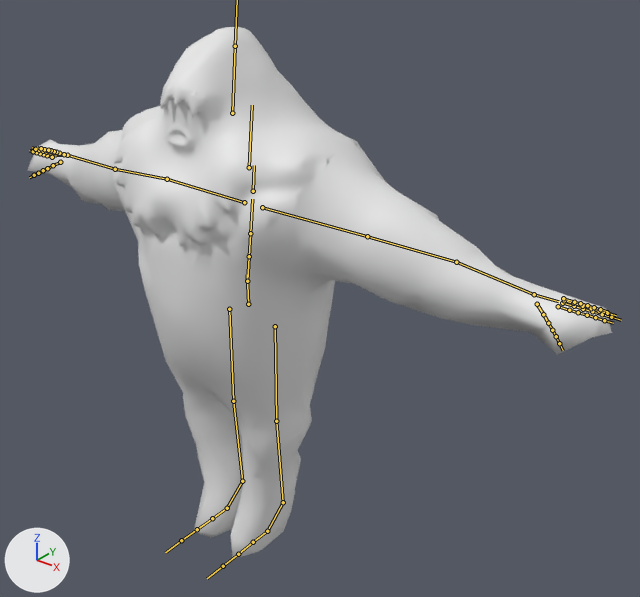
One commit to the FBX model assets/raw/mesh/dave.fbx: the scene before it, then after it.
Before and after are seen from a 50 mm camera at (2.21, -2.31, 2.61) aimed at (0.24, 0.15, 1.09). Lighting does not change. The marker at lower left points along +X, +Y and +Z. The bones that bend it are drawn over the model as lines.

Objects in the first picture: 'Dave.001'.
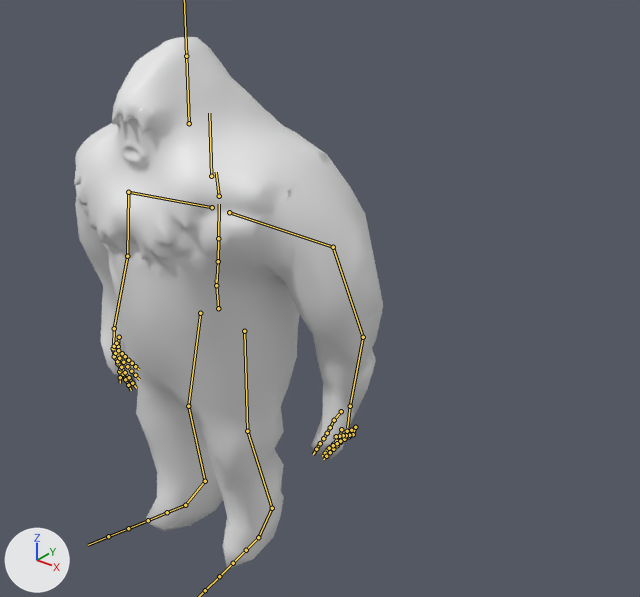
The newer file adds an action. The first version stands in its rest pose; the second is drawn at frame 4 of the action 'Dave|Wave'.

The change in detail:
Bone 'mixamorig:Hips' (bone_mixamorig_hips) moves from (0.0, 0.0, 0.0) to (-8.4, -1.1, 8.6).
Bone 'mixamorig:Hips' (bone_mixamorig_hips) turns from (0, 0, 0) to (1, 0, -1) degrees about its own x, y and z.
Bone 'mixamorig:Neck' (bone_mixamorig_neck) turns from (0, 0, 0) to (13, 3, -2) degrees about its own x, y and z.
Bone 'mixamorig:Head' (bone_mixamorig_head) turns from (0, 0, 0) to (-11, -5, 3) degrees about its own x, y and z.
Bone 'mixamorig:RightShoulder' (bone_mixamorig_rightshoulder) turns from (0, 0, 0) to (2, -5, -5) degrees about its own x, y and z.
Bone 'mixamorig:RightArm' (bone_mixamorig_rightarm) turns from (0, 0, 0) to (73, -16, -37) degrees about its own x, y and z.
Bone 'mixamorig:RightForeArm' (bone_mixamorig_rightforearm) turns from (0, 0, 0) to (-5, 8, -28) degrees about its own x, y and z.
Bone 'mixamorig:RightHand' (bone_mixamorig_righthand) turns from (0, 0, 0) to (-3, 1, 5) degrees about its own x, y and z.
Bone 'mixamorig:RightHandThumb1' (bone_mixamorig_righthandthumb1) turns from (0, 0, 0) to (-17, 12, -9) degrees about its own x, y and z.
Bone 'mixamorig:RightHandThumb2' (bone_mixamorig_righthandthumb2) turns from (0, 0, 0) to (2, 4, 19) degrees about its own x, y and z.
Bone 'mixamorig:RightHandIndex1' (bone_mixamorig_righthandindex1) turns from (0, 0, 0) to (21, 11, 1) degrees about its own x, y and z.
Bone 'mixamorig:RightHandIndex2' (bone_mixamorig_righthandindex2) turns from (0, 0, 0) to (17, 0, 1) degrees about its own x, y and z.
Bone 'mixamorig:RightHandMiddle1' (bone_mixamorig_righthandmiddle1) moves from (0.0, 0.0, 0.0) to (0.0, 0.0, 0.1).
Bone 'mixamorig:RightHandMiddle1' (bone_mixamorig_righthandmiddle1) turns from (0, 0, 0) to (17, 5, -1) degrees about its own x, y and z.
Bone 'mixamorig:RightHandMiddle2' (bone_mixamorig_righthandmiddle2) turns from (0, 0, 0) to (31, 1, -2) degrees about its own x, y and z.
Bone 'mixamorig:RightHandRing2' (bone_mixamorig_righthandring2) turns from (0, 0, 0) to (40, 2, -4) degrees about its own x, y and z.
Bone 'mixamorig:RightHandPinky1' (bone_mixamorig_righthandpinky1) turns from (0, 0, 0) to (27, 4, -6) degrees about its own x, y and z.
Bone 'mixamorig:RightHandPinky2' (bone_mixamorig_righthandpinky2) turns from (0, 0, 0) to (34, 2, -6) degrees about its own x, y and z.
Bone 'mixamorig:LeftShoulder' (bone_mixamorig_leftshoulder) turns from (0, 0, 0) to (3, 3, 1) degrees about its own x, y and z.
Bone 'mixamorig:LeftArm' (bone_mixamorig_leftarm) turns from (0, 0, 0) to (76, 15, 38) degrees about its own x, y and z.
Bone 'mixamorig:LeftForeArm' (bone_mixamorig_leftforearm) turns from (0, 0, 0) to (-1, -3, 26) degrees about its own x, y and z.
Bone 'mixamorig:LeftHand' (bone_mixamorig_lefthand) turns from (0, 0, 0) to (-9, -11, 4) degrees about its own x, y and z.
Bone 'mixamorig:LeftHandThumb1' (bone_mixamorig_lefthandthumb1) turns from (0, 0, 0) to (-11, 7, 1) degrees about its own x, y and z.
Bone 'mixamorig:LeftHandThumb2' (bone_mixamorig_lefthandthumb2) turns from (0, 0, 0) to (3, -10, -16) degrees about its own x, y and z.
Bone 'mixamorig:LeftHandIndex1' (bone_mixamorig_lefthandindex1) turns from (0, 0, 0) to (20, -6, -9) degrees about its own x, y and z.
Bone 'mixamorig:LeftHandIndex2' (bone_mixamorig_lefthandindex2) turns from (0, 0, 0) to (30, 0, -1) degrees about its own x, y and z.
Bone 'mixamorig:LeftHandMiddle1' (bone_mixamorig_lefthandmiddle1) turns from (0, 0, 0) to (28, -6, -6) degrees about its own x, y and z.
Bone 'mixamorig:LeftHandMiddle2' (bone_mixamorig_lefthandmiddle2) turns from (0, 0, 0) to (19, 0, 2) degrees about its own x, y and z.
Bone 'mixamorig:LeftHandRing2' (bone_mixamorig_lefthandring2) turns from (0, 0, 0) to (28, -1, 3) degrees about its own x, y and z.
Bone 'mixamorig:LeftHandPinky1' (bone_mixamorig_lefthandpinky1) turns from (0, 0, 0) to (22, -2, 0) degrees about its own x, y and z.
Bone 'mixamorig:LeftHandPinky2' (bone_mixamorig_lefthandpinky2) turns from (0, 0, 0) to (49, -2, 5) degrees about its own x, y and z.
Bone 'mixamorig:RightUpLeg' (bone_mixamorig_rightupleg) turns from (0, 0, 0) to (10, 15, -2) degrees about its own x, y and z.
Bone 'mixamorig:RightLeg' (bone_mixamorig_rightleg) turns from (0, 0, 0) to (-14, 0, 0) degrees about its own x, y and z.
Bone 'mixamorig:RightFoot' (bone_mixamorig_rightfoot) turns from (0, 0, 0) to (5, 3, 1) degrees about its own x, y and z.
Bone 'mixamorig:LeftUpLeg' (bone_mixamorig_leftupleg) turns from (0, 0, 0) to (6, 6, 5) degrees about its own x, y and z.
Bone 'mixamorig:LeftLeg' (bone_mixamorig_leftleg) turns from (0, 0, 0) to (-12, 0, 0) degrees about its own x, y and z.
Bone 'mixamorig:LeftFoot' (bone_mixamorig_leftfoot) turns from (0, 0, 0) to (7, -13, 7) degrees about its own x, y and z.

Where the change shows, as pixel boxes (x1, y1, x2, y2) in the pictures (640 x 597 px):
'Dave.001', posed (47% narrower): before (28, 27, 612, 559); after (74, 37, 383, 569)
bone 'mixamorig:Hips', root to tip: before (248, 304) to (247, 274); after (218, 308) to (216, 279)
bone 'mixamorig:Neck', root to tip: before (253, 191) to (254, 165); after (219, 196) to (216, 172)
bone 'mixamorig:Head', root to tip: before (249, 167) to (252, 105); after (211, 176) to (209, 113)
bone 'mixamorig:RightShoulder', root to tip: before (244, 202) to (167, 179); after (212, 207) to (128, 192)
bone 'mixamorig:RightArm', root to tip: before (167, 179) to (115, 169); after (128, 192) to (127, 256)
bone 'mixamorig:RightForeArm', root to tip: before (115, 169) to (67, 155); after (127, 256) to (114, 328)
bone 'mixamorig:RightHand', root to tip: before (67, 155) to (57, 155); after (114, 328) to (113, 346)
bone 'mixamorig:RightHandThumb1', root to tip: before (60, 162) to (53, 165); after (119, 337) to (118, 346)
bone 'mixamorig:RightHandThumb2', root to tip: before (53, 165) to (47, 168); after (118, 346) to (118, 354)
bone 'mixamorig:RightHandIndex1', root to tip: before (52, 157) to (47, 155); after (113, 350) to (115, 357)
bone 'mixamorig:RightHandIndex2', root to tip: before (47, 155) to (43, 154); after (115, 357) to (117, 363)
bone 'mixamorig:RightHandMiddle1', root to tip: before (55, 154) to (50, 153); after (113, 348) to (114, 356)
bone 'mixamorig:RightHandMiddle2', root to tip: before (50, 153) to (46, 152); after (114, 356) to (117, 361)
bone 'mixamorig:RightHandRing2', root to tip: before (55, 152) to (51, 151); after (115, 353) to (119, 358)
bone 'mixamorig:RightHandPinky1', root to tip: before (64, 154) to (59, 153); after (116, 343) to (118, 350)
bone 'mixamorig:RightHandPinky2', root to tip: before (59, 153) to (56, 152); after (118, 350) to (122, 353)
bone 'mixamorig:LeftShoulder', root to tip: before (262, 207) to (367, 236); after (229, 212) to (333, 247)
bone 'mixamorig:LeftArm', root to tip: before (367, 236) to (456, 262); after (333, 247) to (363, 337)
bone 'mixamorig:LeftForeArm', root to tip: before (456, 262) to (534, 294); after (363, 337) to (350, 406)
bone 'mixamorig:LeftHand', root to tip: before (534, 294) to (558, 301); after (350, 406) to (347, 427)
bone 'mixamorig:LeftHandThumb1', root to tip: before (537, 304) to (543, 314); after (341, 411) to (334, 420)
bone 'mixamorig:LeftHandThumb2', root to tip: before (543, 314) to (548, 323); after (334, 420) to (330, 427)
bone 'mixamorig:LeftHandIndex1', root to tip: before (558, 306) to (569, 310); after (341, 429) to (339, 437)
bone 'mixamorig:LeftHandIndex2', root to tip: before (569, 310) to (578, 312); after (339, 437) to (336, 441)
bone 'mixamorig:LeftHandMiddle1', root to tip: before (562, 303) to (574, 306); after (347, 431) to (344, 438)
bone 'mixamorig:LeftHandMiddle2', root to tip: before (574, 306) to (583, 309); after (344, 438) to (340, 442)
bone 'mixamorig:LeftHandRing2', root to tip: before (573, 303) to (582, 306); after (349, 436) to (344, 439)
bone 'mixamorig:LeftHandPinky1', root to tip: before (563, 298) to (574, 302); after (355, 427) to (353, 434)
bone 'mixamorig:LeftHandPinky2', root to tip: before (574, 302) to (580, 303); after (353, 434) to (349, 435)
bone 'mixamorig:RightUpLeg', root to tip: before (229, 309) to (233, 401); after (200, 313) to (188, 406)
bone 'mixamorig:RightLeg', root to tip: before (233, 401) to (242, 481); after (188, 406) to (205, 481)
bone 'mixamorig:RightFoot', root to tip: before (242, 481) to (227, 508); after (205, 481) to (185, 505)
bone 'mixamorig:LeftUpLeg', root to tip: before (275, 326) to (276, 421); after (244, 331) to (247, 431)
bone 'mixamorig:LeftLeg', root to tip: before (276, 421) to (283, 502); after (247, 431) to (272, 508)
bone 'mixamorig:LeftFoot', root to tip: before (283, 502) to (267, 531); after (272, 508) to (258, 537)
